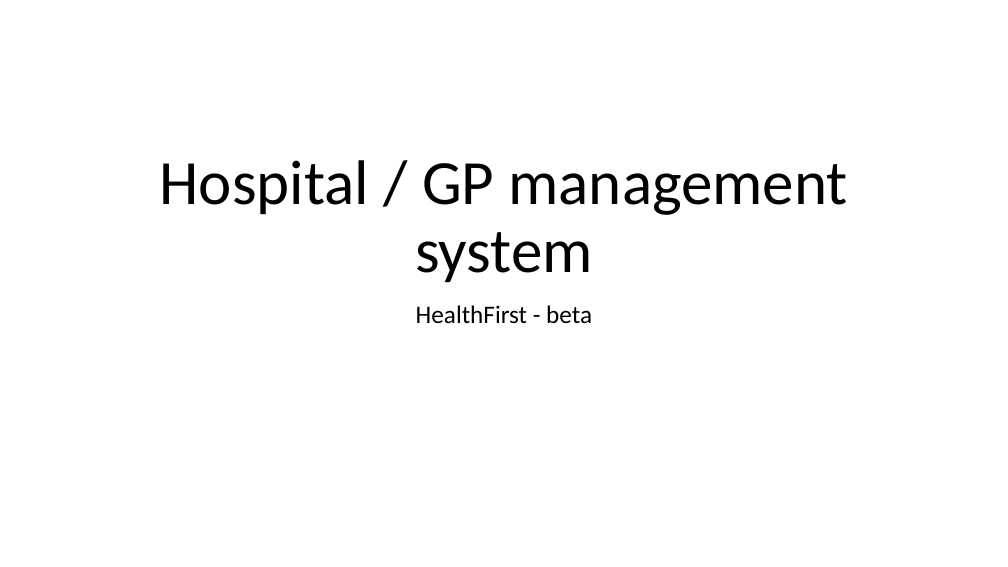
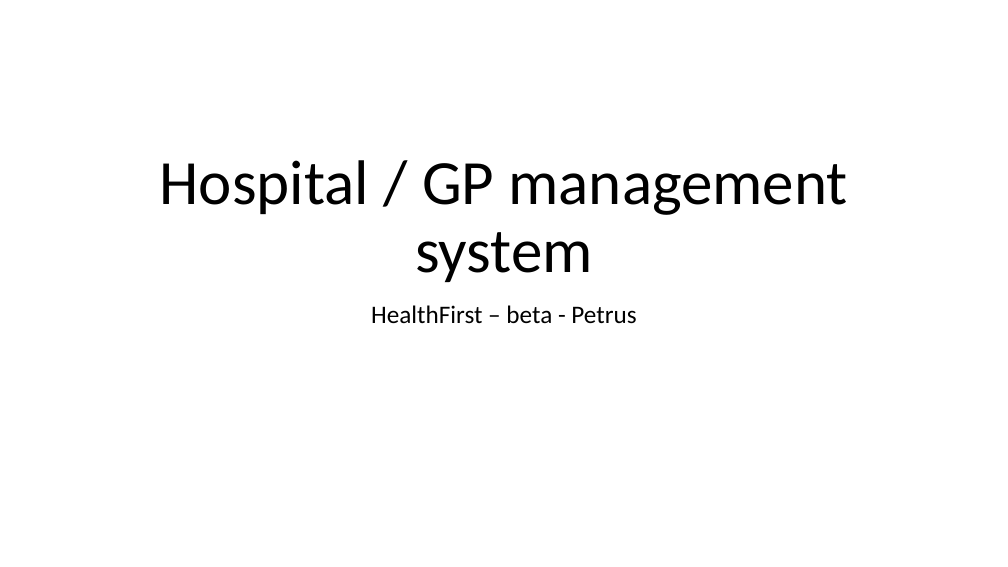
Before and after one commit to petrusfourie/health_first, a slide deck: slide 1 of Hospital_Management_Project.pptx. Drawn at 1008x567 pixels with LibreOffice and Linux fonts; fonts in the diff are those of the drawing. Boxes give left, top, right and bottom in pixels: in the first picture for what was removed or moved away, otherwise in the second. Text is boxed around its words. In the diff, an @@ line names an element or a change of style, - is before the commit and + after.

Commit message:
New update from Petrus

```diff
--- a/Hospital_Management_Project.pptx
+++ b/Hospital_Management_Project.pptx
@@ subtitle at (371, 305, 636, 324): text changed @@
-HealthFirst - beta
+HealthFirst – beta - Petrus
```
